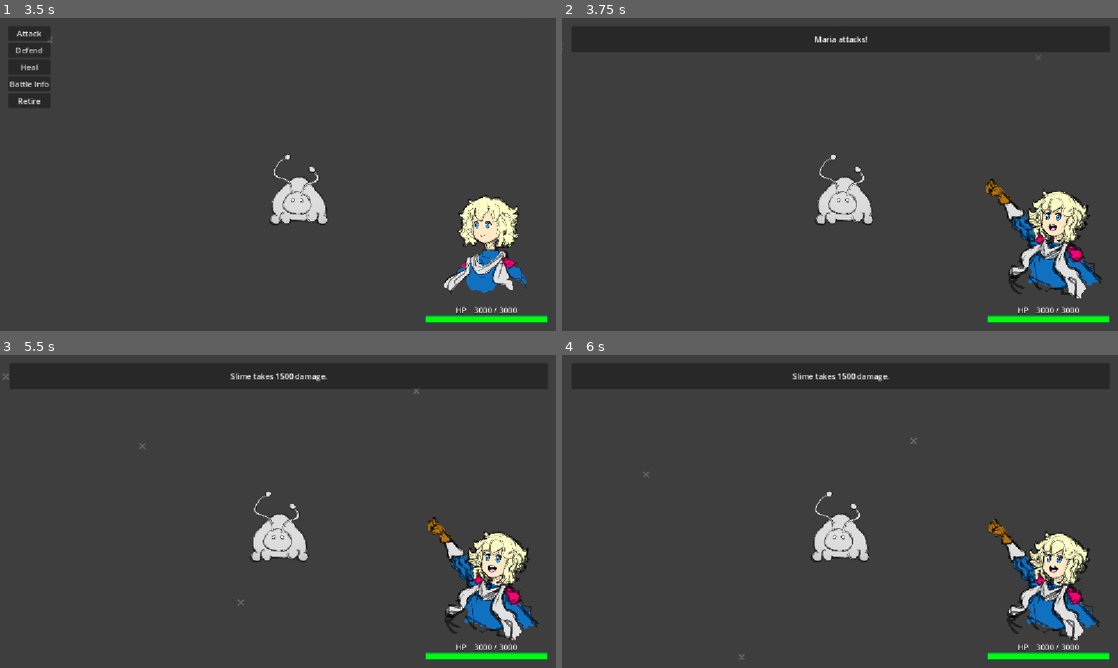
Above: before the commit, frames 1-4 (two rows, left to right).
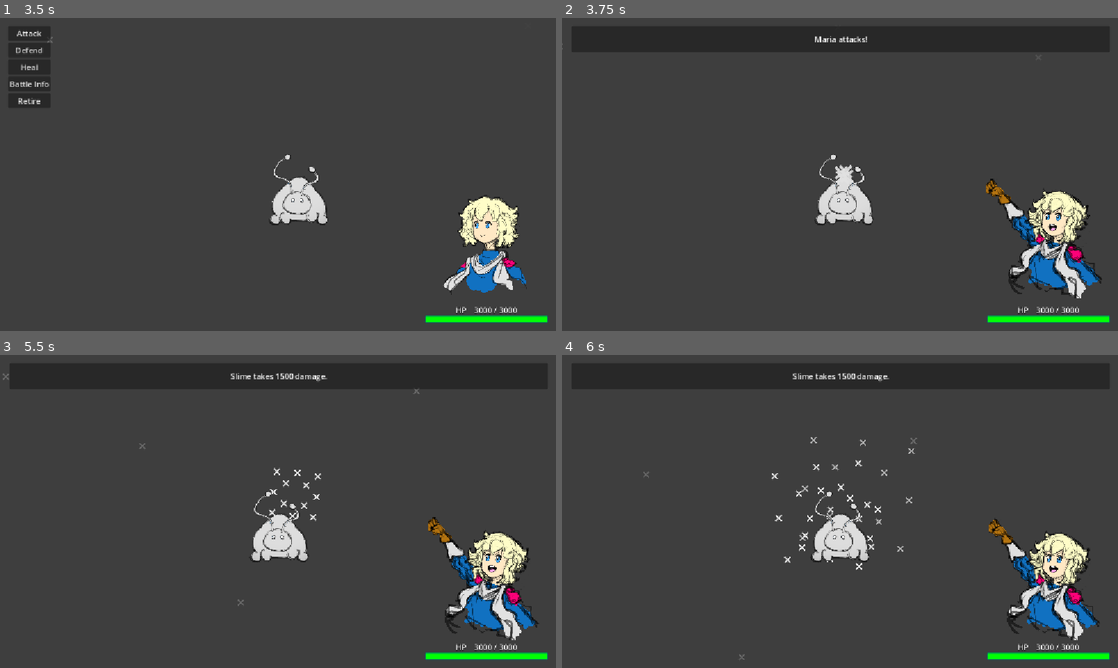
Above: after the commit, the same moments.

Repository: Adnyropast/pwkz-godot-4.7
Game: Godot game, scene res://scenes/title_screen.tscn
The game is run twice, just before and just after one commit, with the same random seed, the same clock (stepped at 60 frames per second) and the same inputs. The engine's default icon, where the game draws it, is replaced by a stand-in: a white triangle on a blue panel in a dark square.
Inputs:
- Up to frame 1 (3.5 s): click "Start" at 0.5 s; click "Maria Game" at 1.25 s; tap Enter (ui_accept) at 2, 2.27, 2.75, 3.02 s
- Up to frame 2 (3.75 s): click "Attack" at 3.5 s
- Up to frame 3 (5.5 s): tap Enter (ui_accept) at 5.27 s
- Up to frame 4 (6 s): no input

Frame 1 is identical in both runs. In frame 2, 0.1% of the frame differs, in the area x 48-53%, y 46-52%; in frame 3, 0.2%; in frame 4, 0.4%, in the area x 37-64%, y 26-69%.

Commit message:
feat: add player attack effects

Diff:
--- a/actions/PlayerAttack.gd
+++ b/actions/PlayerAttack.gd
@@ -7,6 +7,7 @@
 
 func step_attack(sender: Sender) -> void:
 	Player.portrait_set_attacking()
+	BattleEffects.make_player_attack_strike()
 	var player_name = Player.get_player_name()
 	sender.send_timed(
 		player_name + " attacks!",
@@ -19,6 +20,7 @@
 		var damage = Enemy.hp
 		Enemy.subtract_hp(damage)
 		Player.make_attack()
+		BattleEffects.make_player_attack_hit()
 		sender.send_timed(
 			"Instant K.O.!!!",
 			step_drain.bind(sender, damage),
@@ -35,6 +37,7 @@
 	var enemy_name = Enemy.get_enemy_name()
 	var message: String
 	if damage >= 0:
+		BattleEffects.make_player_attack_hit()
 		message = enemy_name + " takes " + str(damage) + " damage."
 	else:
 		message = enemy_name + " recovers " + str(-damage) + " hp."
--- /dev/null
+++ b/scenes/battle_effects_3d/player_attack_hit.gd
@@ -0,0 +1,20 @@
+extends Node3D
+
+@onready var container: Node3D = $ForegroundDistance
+
+func _ready() -> void:
+	delay_explosion(0.0, 1, 1)
+	delay_explosion(0.2, -1, 0)
+	delay_explosion(0.4, 0, -1)
+	var tween: Tween = create_tween()
+	tween.tween_callback(queue_free).set_delay(2.0)
+
+func delay_explosion(delay: float, x: float, y: float) -> void:
+	var tween: Tween = create_tween()
+	tween.tween_callback(make_explosion.bind(x, y)).set_delay(delay)
+
+func make_explosion(x: float, y: float) -> void:
+	var node: Node3D = preload("res://scenes/battle_effects_3d/player_attack_hit_explosion.tscn").instantiate()
+	node.position.x = x
+	node.position.y = y
+	container.add_child(node)
--- /dev/null
+++ b/scenes/battle_effects_3d/player_attack_hit.tscn
@@ -0,0 +1,9 @@
+[gd_scene format=3 uid="uid://7r518qnhekir"]
+
+[ext_resource type="Script" uid="uid://cxvyl4d3yjrht" path="res://scenes/battle_effects_3d/player_attack_hit.gd" id="1_07i4y"]
+
+[node name="PlayerAttackHit" type="Node3D" unique_id=354257847]
+script = ExtResource("1_07i4y")
+
+[node name="ForegroundDistance" type="Node3D" parent="." unique_id=637678782]
+transform = Transform3D(1, 0, 0, 0, 1, 0, 0, 0, 1, 0, 0, 0.01)
--- /dev/null
+++ b/scenes/battle_effects_3d/player_attack_hit_explosion.gd
@@ -0,0 +1,17 @@
+extends Node3D
+
+@onready var container: Node3D = $Container
+
+func _ready() -> void:
+	setup_particles()
+
+func setup_particles() -> void:
+	var angle_offset: float = randf_range(0.5/4 * PI, 1.5/4 * PI)
+	for i in range(0, 3):
+		for j in range(0, 4):
+			var angle: float = angle_offset + i * PI/4 + j / 4.0 * TAU
+			var speed: float = 0.3 * (i+2)/5
+			var node: Node3D = preload("res://scenes/battle_effects_3d/player_attack_hit_single_particle.tscn").instantiate()
+			node.speed.x = cos(angle) * speed
+			node.speed.y = sin(angle) * speed
+			container.add_child(node)
--- /dev/null
+++ b/scenes/battle_effects_3d/player_attack_hit_explosion.tscn
@@ -0,0 +1,8 @@
+[gd_scene format=3 uid="uid://bb47cwj4gn1xo"]
+
+[ext_resource type="Script" uid="uid://bdskkbm6rasx5" path="res://scenes/battle_effects_3d/player_attack_hit_explosion.gd" id="1_2pgng"]
+
+[node name="PlayerAttackHitExplosion" type="Node3D" unique_id=2128365759]
+script = ExtResource("1_2pgng")
+
+[node name="Container" type="Node3D" parent="." unique_id=1194560777]
--- /dev/null
+++ b/scenes/battle_effects_3d/player_attack_hit_single_particle.gd
@@ -0,0 +1,12 @@
+extends Node3D
+
+@onready var speed_node: Node3D = $Speed
+@onready var sprite: Sprite3D = $Speed/Opacity/Sprite3D
+var speed: Vector3
+
+func _ready() -> void:
+	sprite.texture = WorldConstants.get_world_shape(WorldState.current_world)
+
+func _process(delta: float) -> void:
+	speed = speed * pow(1 / 1.05, 60 * delta)
+	speed_node.position += speed
--- /dev/null
+++ b/scenes/battle_effects_3d/player_attack_hit_single_particle.tscn
@@ -0,0 +1,52 @@
+[gd_scene format=3 uid="uid://bjywk2r0imwry"]
+
+[ext_resource type="Script" uid="uid://cp2sov8104qrk" path="res://scenes/battle_effects_3d/player_attack_hit_single_particle.gd" id="1_nnqmm"]
+
+[sub_resource type="Animation" id="Animation_nnqmm"]
+length = 0.001
+tracks/0/type = "value"
+tracks/0/imported = false
+tracks/0/enabled = true
+tracks/0/path = NodePath("Speed/Opacity:modulate")
+tracks/0/interp = 1
+tracks/0/loop_wrap = true
+tracks/0/keys = {
+"times": PackedFloat32Array(0),
+"transitions": PackedFloat32Array(1),
+"update": 0,
+"values": [Color(1, 1, 1, 1)]
+}
+
+[sub_resource type="Animation" id="Animation_j4csp"]
+resource_name = "player_attack_hit_single_particle_fade"
+tracks/0/type = "value"
+tracks/0/imported = false
+tracks/0/enabled = true
+tracks/0/path = NodePath("Speed/Opacity:modulate")
+tracks/0/interp = 1
+tracks/0/loop_wrap = true
+tracks/0/keys = {
+"times": PackedFloat32Array(0.5, 1),
+"transitions": PackedFloat32Array(1, 1),
+"update": 0,
+"values": [Color(1, 1, 1, 1), Color(1, 1, 1, 0)]
+}
+
+[sub_resource type="AnimationLibrary" id="AnimationLibrary_uxti3"]
+_data = {
+&"RESET": SubResource("Animation_nnqmm"),
+&"player_attack_hit_single_particle_fade": SubResource("Animation_j4csp")
+}
+
+[node name="PlayerAttackHitSingleParticle" type="Node3D" unique_id=2039450593]
+script = ExtResource("1_nnqmm")
+
+[node name="Speed" type="Node3D" parent="." unique_id=831012052]
+
+[node name="Opacity" type="Sprite3D" parent="Speed" unique_id=1795414076]
+
+[node name="Sprite3D" type="Sprite3D" parent="Speed/Opacity" unique_id=1649049046]
+
+[node name="FadeAnimationPlayer" type="AnimationPlayer" parent="." unique_id=1072067471]
+libraries/ = SubResource("AnimationLibrary_uxti3")
+autoplay = &"player_attack_hit_single_particle_fade"
--- /dev/null
+++ b/scenes/battle_effects_3d/player_attack_strike.gd
@@ -0,0 +1,20 @@
+extends Node3D
+
+@onready var container: Node3D = $ForegroundDistance
+
+func _ready() -> void:
+	setup_particles()
+	var tween: Tween = create_tween()
+	tween.tween_callback(queue_free).set_delay(2.0)
+
+func setup_particles() -> void:
+	for i in range(0, 4):
+		var angle: float = PI/3 + i / 4.0 * TAU
+		var node: Node3D = preload("res://scenes/battle_effects_3d/player_attack_strike_single_particle.tscn").instantiate()
+		node.position.x = cos(angle) * 6
+		node.position.y = sin(angle) * 6
+		node.position.z = 6
+		node.speed.x = -cos(angle) * 0.7
+		node.speed.y = -sin(angle) * 0.7
+		node.speed.z = -0.7
+		container.add_child(node)
--- /dev/null
+++ b/scenes/battle_effects_3d/player_attack_strike.tscn
@@ -0,0 +1,9 @@
+[gd_scene format=3 uid="uid://lt7hwxf2kxoc"]
+
+[ext_resource type="Script" uid="uid://7tui14vhfcnf" path="res://scenes/battle_effects_3d/player_attack_strike.gd" id="1_fry4l"]
+
+[node name="PlayerAttackStrike" type="Node3D" unique_id=1562447141]
+script = ExtResource("1_fry4l")
+
+[node name="ForegroundDistance" type="Node3D" parent="." unique_id=316531019]
+transform = Transform3D(1, 0, 0, 0, 1, 0, 0, 0, 1, 0, 0, 0.01)
--- /dev/null
+++ b/scenes/battle_effects_3d/player_attack_strike_single_particle.gd
@@ -0,0 +1,12 @@
+extends Node3D
+
+@onready var speed_node: Node3D = $Speed
+@onready var sprite: Sprite3D = $Speed/Opacity/Sprite3D
+var speed: Vector3
+
+func _ready() -> void:
+	sprite.texture = WorldConstants.get_world_shape(WorldState.current_world)
+
+func _process(delta: float) -> void:
+	speed = speed * pow(1 / 1.05, 60 * delta)
+	speed_node.position += speed
--- /dev/null
+++ b/scenes/battle_effects_3d/player_attack_strike_single_particle.tscn
@@ -0,0 +1,53 @@
+[gd_scene format=3 uid="uid://dmon5jwasr6tl"]
+
+[ext_resource type="Script" uid="uid://dnvep3hr51cbu" path="res://scenes/battle_effects_3d/player_attack_strike_single_particle.gd" id="1_4hk5l"]
+
+[sub_resource type="Animation" id="Animation_rwtyc"]
+length = 0.001
+tracks/0/type = "value"
+tracks/0/imported = false
+tracks/0/enabled = true
+tracks/0/path = NodePath("Speed/Opacity:modulate")
+tracks/0/interp = 1
+tracks/0/loop_wrap = true
+tracks/0/keys = {
+"times": PackedFloat32Array(0),
+"transitions": PackedFloat32Array(1),
+"update": 0,
+"values": [Color(1, 1, 1, 1)]
+}
+
+[sub_resource type="Animation" id="Animation_4hk5l"]
+resource_name = "player_attack_strike_single_particle_fade"
+tracks/0/type = "value"
+tracks/0/imported = false
+tracks/0/enabled = true
+tracks/0/path = NodePath("Speed/Opacity:modulate")
+tracks/0/interp = 1
+tracks/0/loop_wrap = true
+tracks/0/keys = {
+"times": PackedFloat32Array(0, 0.2, 0.5),
+"transitions": PackedFloat32Array(1, 1, 1),
+"update": 0,
+"values": [Color(1, 1, 1, 0), Color(1, 1, 1, 1), Color(1, 1, 1, 0)]
+}
+
+[sub_resource type="AnimationLibrary" id="AnimationLibrary_rwtyc"]
+_data = {
+&"RESET": SubResource("Animation_rwtyc"),
+&"player_attack_strike_single_particle_fade": SubResource("Animation_4hk5l")
+}
+
+[node name="PlayerAttackStrikeSingleParticle" type="Node3D" unique_id=760793848]
+script = ExtResource("1_4hk5l")
+
+[node name="Speed" type="Node3D" parent="." unique_id=142714660]
+
+[node name="Opacity" type="Sprite3D" parent="Speed" unique_id=1749043398]
+
+[node name="Sprite3D" type="Sprite3D" parent="Speed/Opacity" unique_id=1642506419]
+transform = Transform3D(2, 0, 0, 0, 2, 0, 0, 0, 2, 0, 0, 0)
+
+[node name="FadeAnimationPlayer" type="AnimationPlayer" parent="." unique_id=1977220886]
+libraries/ = SubResource("AnimationLibrary_rwtyc")
+autoplay = &"player_attack_strike_single_particle_fade"
--- /dev/null
+++ b/static/BattleEffects.gd
@@ -0,0 +1,11 @@
+extends Node
+
+class_name BattleEffects
+
+static func make_player_attack_strike() -> void:
+	var node: Node3D = preload("res://scenes/battle_effects_3d/player_attack_strike.tscn").instantiate()
+	Engine.get_main_loop().root.add_child(node)
+
+static func make_player_attack_hit() -> void:
+	var node: Node3D = preload("res://scenes/battle_effects_3d/player_attack_hit.tscn").instantiate()
+	Engine.get_main_loop().root.add_child(node)
Not shown, added: scenes/battle_effects_3d/player_attack_hit.gd.uid
Not shown, added: scenes/battle_effects_3d/player_attack_hit_explosion.gd.uid
Not shown, added: scenes/battle_effects_3d/player_attack_hit_single_particle.gd.uid
Not shown, added: scenes/battle_effects_3d/player_attack_strike.gd.uid
Not shown, added: scenes/battle_effects_3d/player_attack_strike_single_particle.gd.uid
Not shown, added: static/BattleEffects.gd.uid
